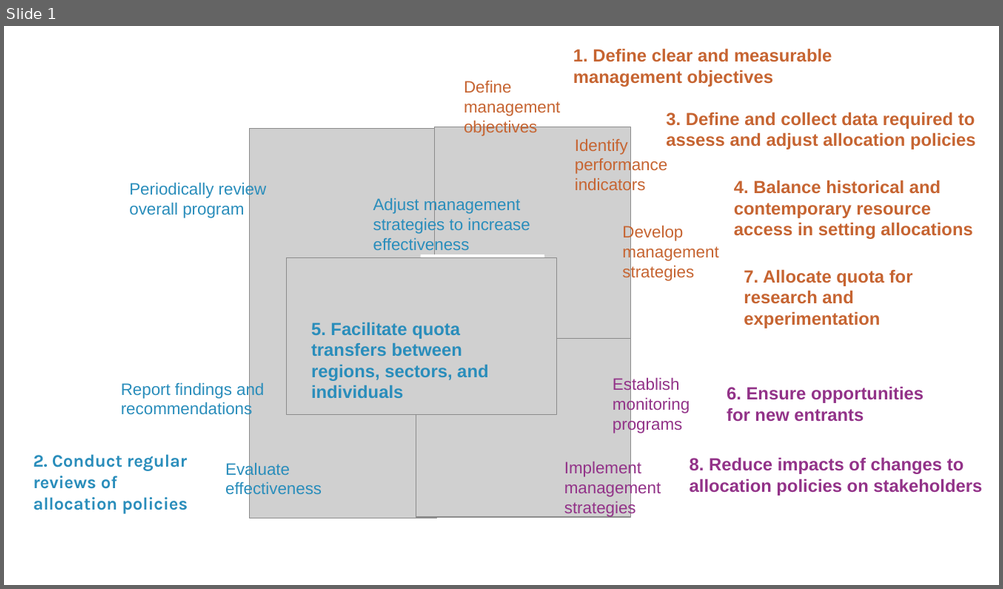
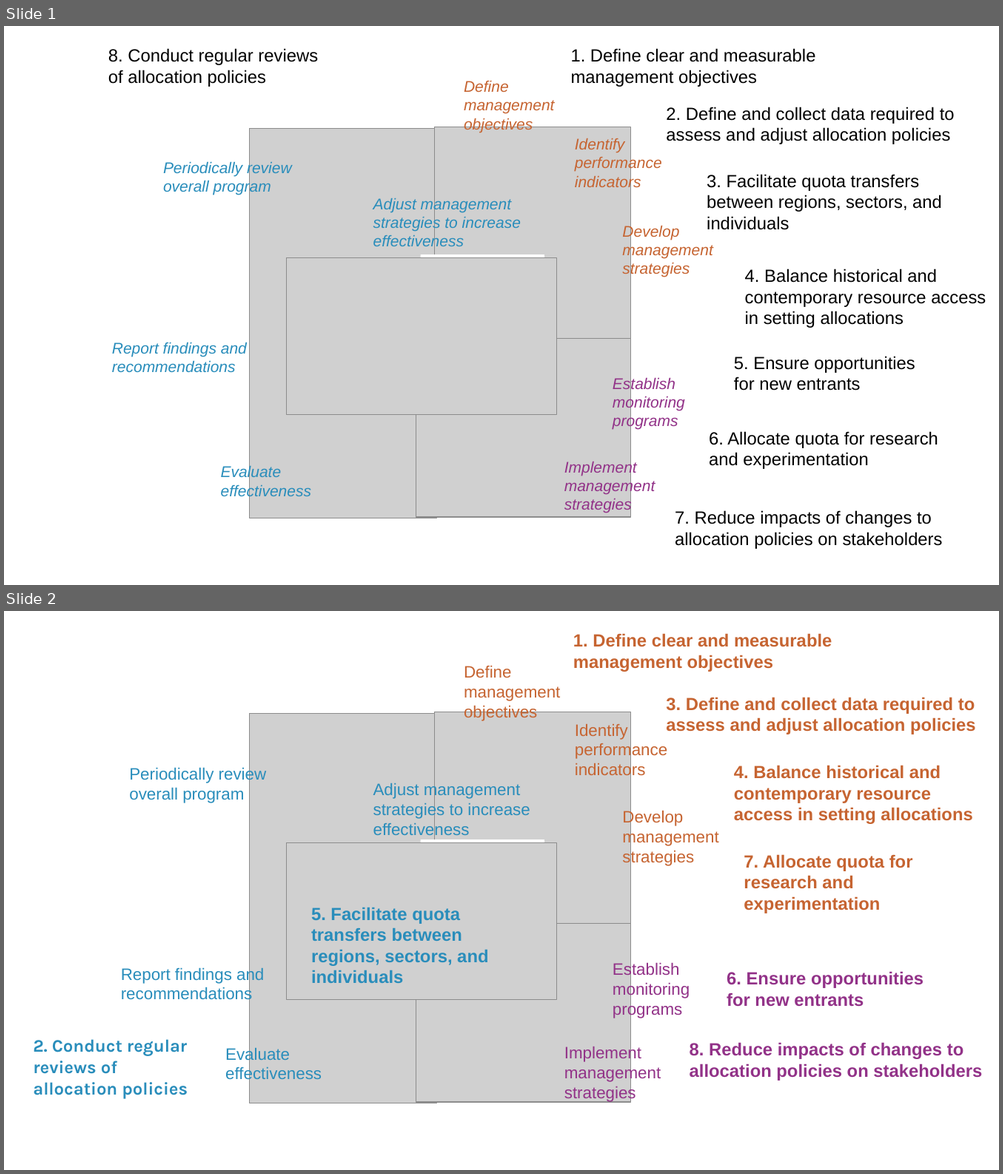
Before and after one commit to zoekitchel/cc_allocation, a slide deck: figures/Fig10_adaptive_management.pptx. Shown one above the other, each under a label of ours: slide 1 before the commit, slides 1 and 2 after it. The pictures are 1003x589 and 1003x1174 pixels, drawn with LibreOffice and Linux fonts; fonts in the diff are those of the drawing; grey boxes stand for pictures. Boxes give left, top, right and bottom in pixels: in the first picture for what was removed or moved away, otherwise in the second. Text is boxed around its words. In the diff, an @@ line names an element or a change of style, - is before the commit and + after.

```diff
--- a/figures/Fig10_adaptive_management.pptx
+++ b/figures/Fig10_adaptive_management.pptx
@@ slide 1 added at (x1=4, y1=26, x2=999, y2=585), background #FFFFFF @@
@@ text added at (x1=108, y1=48, x2=318, y2=87), 17 pt, text #000000 @@
+8. Conduct regular reviews of allocation policies
@@ text added at (x1=571, y1=48, x2=816, y2=87), 17 pt, text #000000 @@
+1. Define clear and measurable management objectives
@@ text added at (x1=464, y1=80, x2=554, y2=133), 15 pt, text #C66431, italic @@
+Define management objectives
@@ text added at (x1=666, y1=107, x2=954, y2=144), 17 pt, text #000000 @@
+2. Define and collect data required to assess and adjust allocation policies
@@ text added at (x1=575, y1=138, x2=662, y2=190), 15 pt, text #C66431, italic @@
+Identify performance indicators
@@ text added at (x1=163, y1=161, x2=292, y2=195), 15 pt, text #298DBB, italic @@
+Periodically review overall program
@@ text added at (x1=706, y1=174, x2=942, y2=230), 17 pt, text #000000 @@
+3. Facilitate quota transfers between regions, sectors, and individuals
@@ text added at (x1=373, y1=197, x2=521, y2=250), 15 pt, text #298DBB, italic @@
+Adjust management strategies to increase effectiveness
@@ text added at (x1=622, y1=224, x2=712, y2=277), 15 pt, text #C66431, italic @@
+Develop management strategies
@@ group added at (x1=250, y1=127, x2=631, y2=518): 4 pictures, 3 rectangles @@
@@ text added at (x1=745, y1=269, x2=985, y2=328), 17 pt, text #000000 @@
+4. Balance historical and contemporary resource access in setting allocations
@@ text added at (x1=112, y1=342, x2=247, y2=373), 15 pt, text #298DBB, italic @@
+Report findings and recommendations
@@ text added at (x1=734, y1=356, x2=914, y2=391), 17 pt, text #000000 @@
+5. Ensure opportunities for new entrants
@@ text added at (x1=612, y1=377, x2=685, y2=429), 15 pt, text #923288, italic @@
+Establish monitoring programs
@@ text added at (x1=708, y1=432, x2=938, y2=469), 17 pt, text #000000 @@
+6. Allocate quota for research and experimentation
@@ text added at (x1=221, y1=466, x2=311, y2=500), 15 pt, text #298DBB, italic @@
+Evaluate effectiveness
@@ text added at (x1=564, y1=460, x2=654, y2=514), 15 pt, text #923288, italic @@
+Implement management strategies
@@ text added at (x1=674, y1=511, x2=942, y2=549), 17 pt, text #000000 @@
+7. Reduce impacts of changes to allocation policies on stakeholders
@@ what was slide 1 is now slide 2 @@
```
Also in this commit, not shown: 18 other files.
